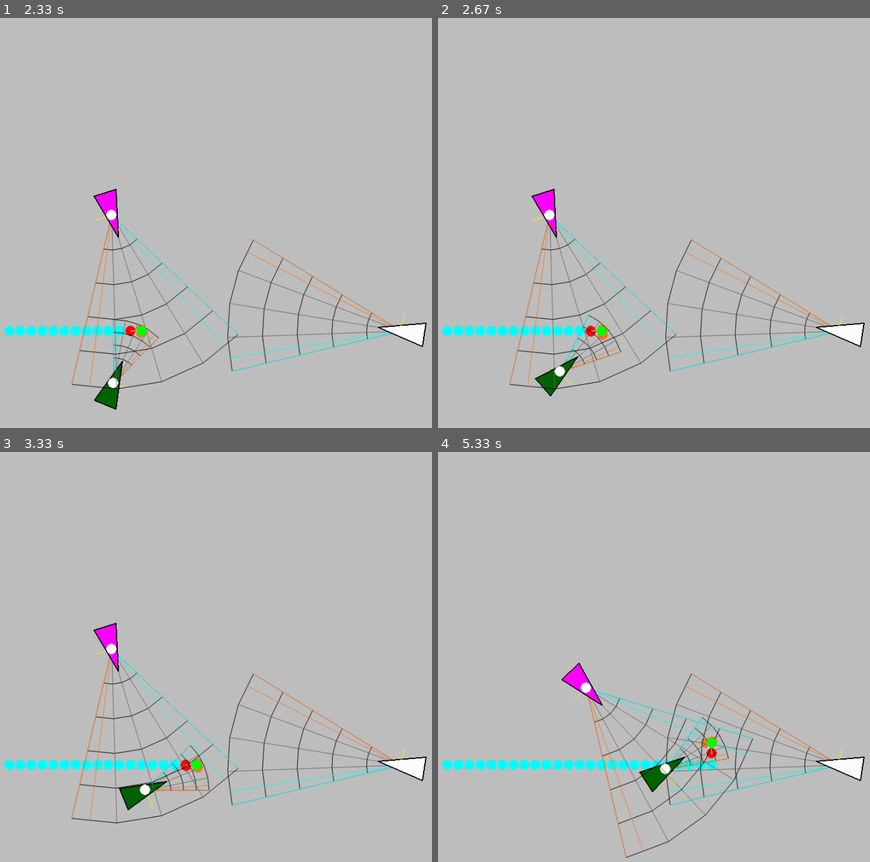
Above: before the commit, frames 1-4 (two rows, left to right).
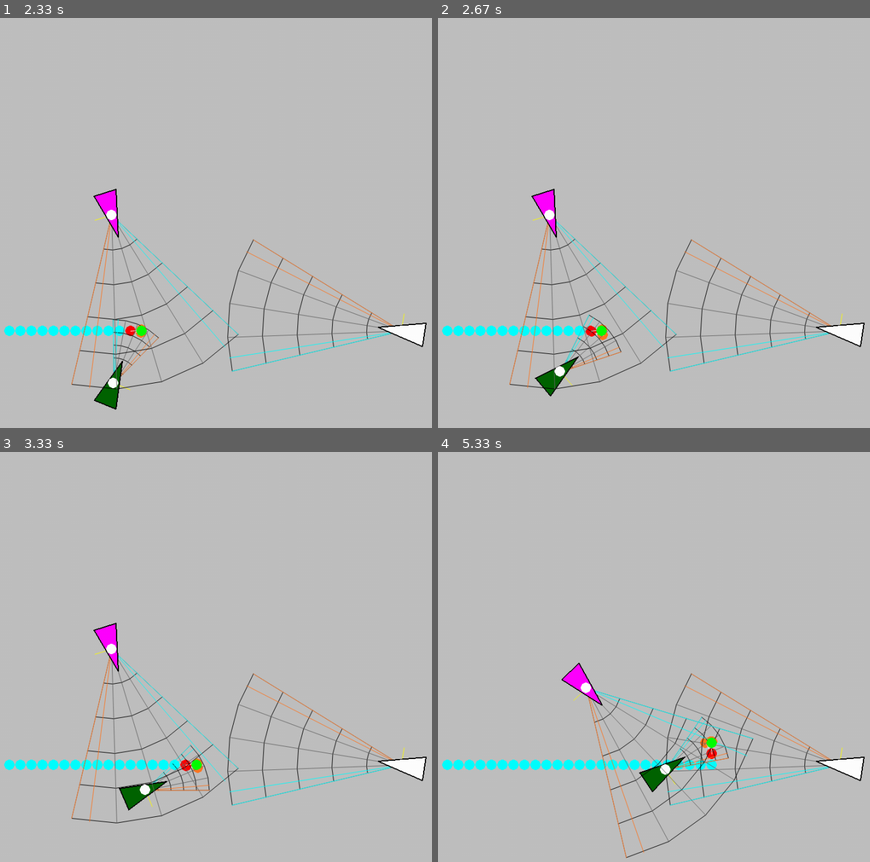
Above: after the commit, the same moments.

Repository: DoYouEvenStackSmash/active-target-coverage
Game: pygame game, started from src/SA-test.py
The game is run twice, just before and just after one commit, with the same random seed, the same clock (stepped at 60 frames per second) and the same inputs.
Inputs:
- Up to frame 1 (2.33 s): no input
- Up to frame 2 (2.67 s): no input
- Up to frame 3 (3.33 s): no input
- Up to frame 4 (5.33 s): no input

Frame 1 is identical in both runs. In frame 2, 0.2% of the frame differs, in the area x 22-43%, y 72-92%; in frame 3, 0.1%; in frame 4, 0.3%, in the area x 31-73%, y 59-100%.

Commit message:
tried to tune some hyperparameters without much success

Diff:
--- a/src/ObjectTrack.py
+++ b/src/ObjectTrack.py
@@ -186,9 +186,10 @@
         estimated_detection = self.estimate_next_position()
         # self.add_new_prediction()
         predicted_posn = self.predict_next_position()
-        # predicted_posn = None
+        predicted_posn = None
         if self.clock - self.detection_idx[-1] > self.avg_detection_time * 10:
             return predicted_posn
+
         if predicted_posn != None:
             # estimated_detection = predicted_posn
             ed2 = gfn.get_midpoint(estimated_detection, predicted_posn)
--- a/src/StreamingObjectTrackManager.py
+++ b/src/StreamingObjectTrackManager.py
@@ -38,9 +38,9 @@
 class ObjectTrackManager:
     constants = {
         "avg_tolerance": 10,
-        "track_lifespan": 2,
+        "track_lifespan": 3,
         "default_avg_dist": 10,
-        "radial_exclusion": 80,
+        "radial_exclusion": 200,
     }
     display_constants = {"trail_len": 0}
 
--- a/src/tracker-tests.py
+++ b/src/tracker-tests.py
@@ -124,13 +124,15 @@
             sensing_agent = environment.agents[k]
             # est = sensing_agent.add_predictions()
 
-            est = sensing_agent.obj_tracker.add_predictions()
-            r, tr = sensing_agent.tracker_query()
-            sensing_agent.reposition(r, tr)
-
-            for L in range(0):
+
+
+
+            for L in range(2):
                 if i % 2:
                     break
+                r, tr = sensing_agent.tracker_query()
+                sensing_agent.reposition(r, tr)
+                continue
 
 
                 print(est)
@@ -154,7 +156,7 @@
 
             # pygame.display.update()
                   # time.sleep(0.06)
-
+            # est = sensing_agent.obj_tracker.add_predictions()
             draw_sensing_agent(screen, sensing_agent)
         for ep in est_pts:
             pafn.frame_draw_dot(screen, ep, pafn.colors["tangerine"])
@@ -164,7 +166,7 @@
         pygame.display.update()
         if i < 5 or not i % 4:
           environment.visible_targets()
-        time.sleep(0.101)
+        time.sleep(0.01)
 
     while 1:
         for event in pygame.event.get():
